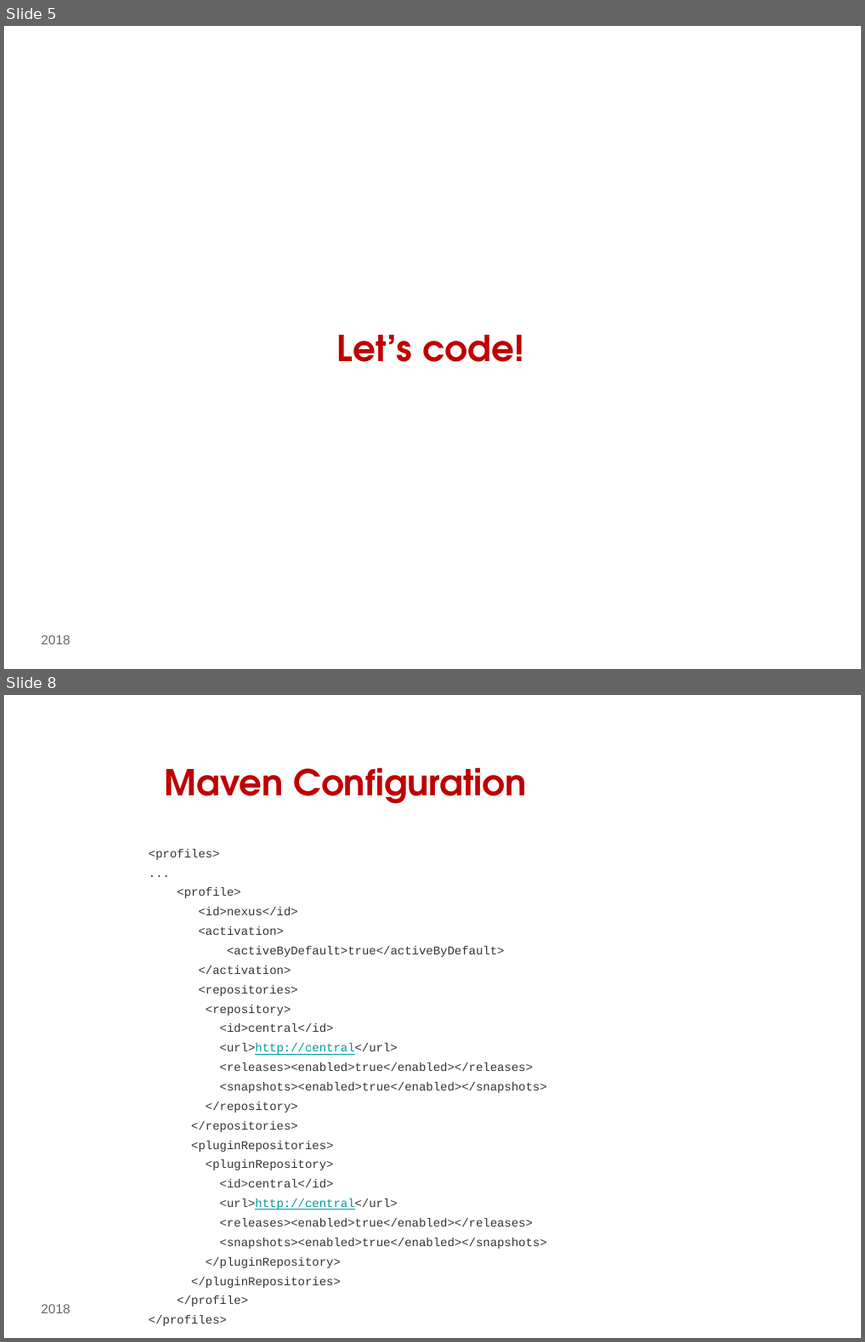
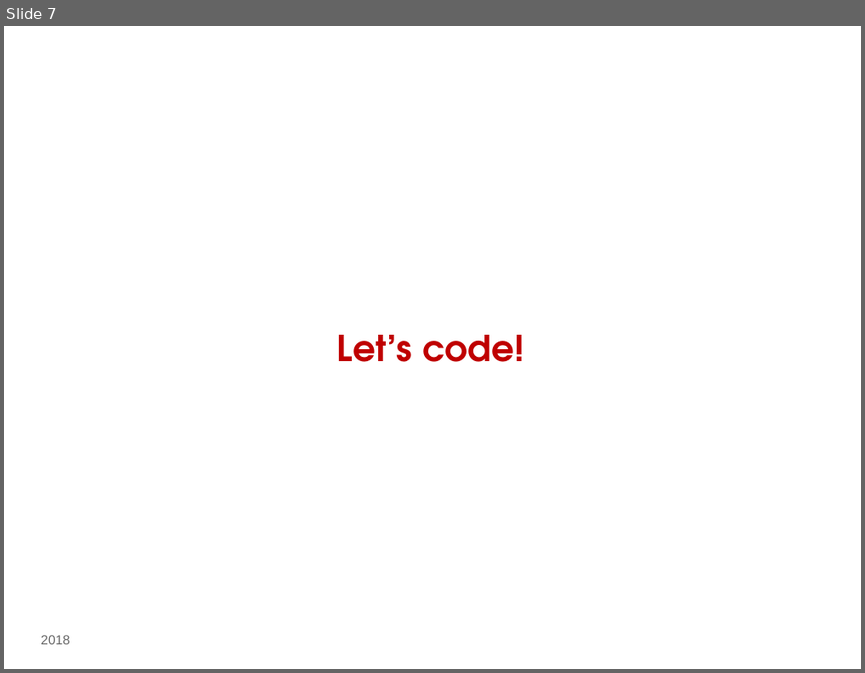
Before and after one commit to valentinusilalahi/java-training-DOKU, a slide deck: Java Collections.pptx. Shown one above the other, each under a label of ours: slides 5 and 8 before the commit, slide 7 after it; the slides between them are not shown. The pictures are 865x1342 and 865x673 pixels, drawn with LibreOffice and Linux fonts; fonts in the diff are those of the drawing; background and template pictures are left out. Boxes give left, top, right and bottom in pixels: in the first picture for what was removed or moved away, otherwise in the second. Text is boxed around its words. In the diff, an @@ line names an element or a change of style, - is before the commit and + after.

```diff
--- a/Java Collections.pptx
+++ b/Java Collections.pptx
@@ slide 8 removed at (4,695,861,1338), background picture (left out) @@
@@ title removed at (165,767,527,804) @@
-Maven Configuration
@@ text removed at (148,849,547,1326) @@
-<profiles>
-...
-<profile>
-<id>nexus</id>
-<activation>
-<activeByDefault>true</activeByDefault>
-</activation>
-<repositories>
-<repository>
-<id>central</id>
-<url>http://central</url>
-<releases><enabled>true</enabled></releases>
-<snapshots><enabled>true</enabled></snapshots>
-</repository>
-</repositories>
-<pluginRepositories>
-<pluginRepository>
-<id>central</id>
-<url>http://central</url>
-<releases><enabled>true</enabled></releases>
-<snapshots><enabled>true</enabled></snapshots>
-</pluginRepository>
-</pluginRepositories>
-</profile>
-</profiles>
@@ text removed at (41,1304,70,1313) @@
-2018
@@ what was slide 5 is now slide 7 @@
```
Also in this commit, not shown: 3 slides changed, 4 slides added, 4 other slides removed, 12 other files.
